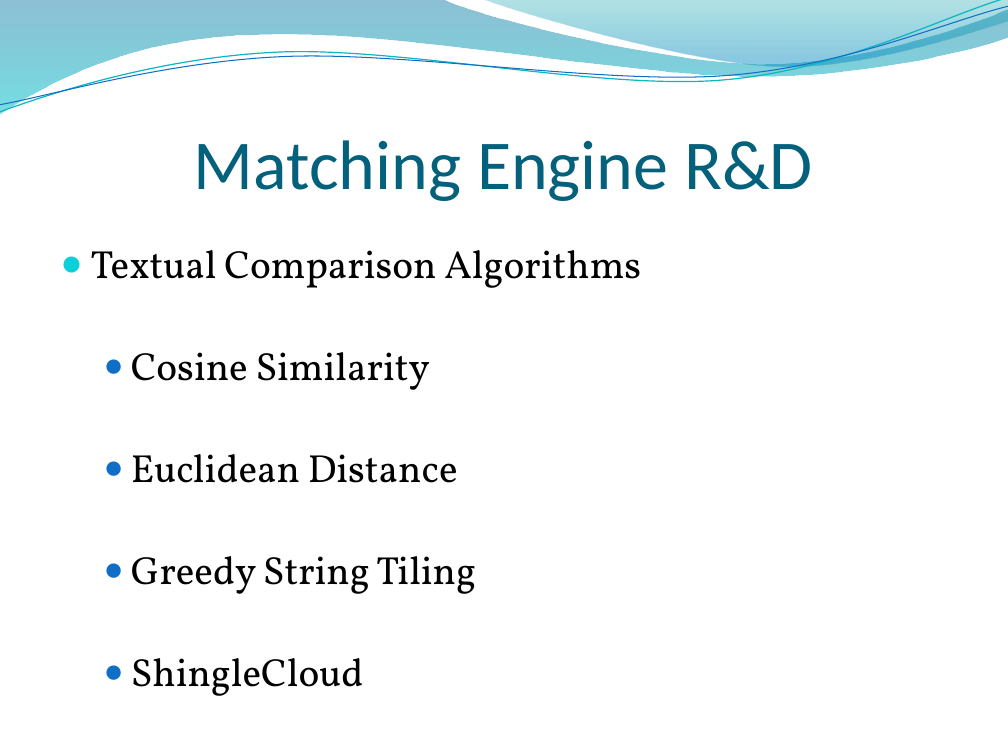
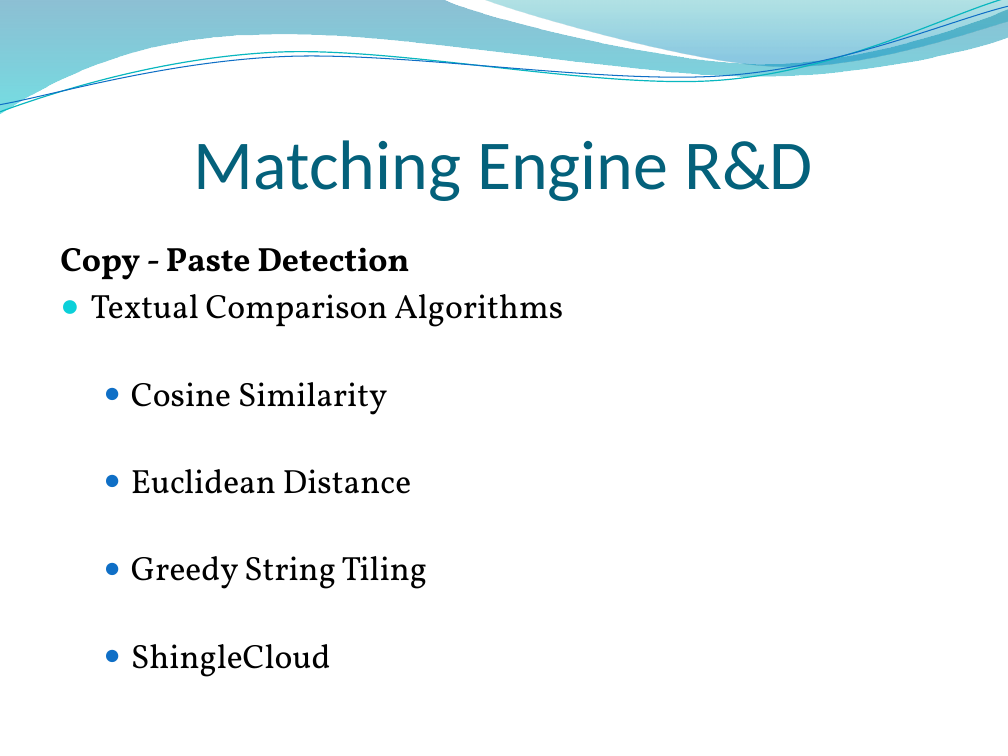
Before and after one commit to rohan501206/project-plagiabust, a slide deck: slide 29 of project docs/Final Presentation.pptx. Drawn at 1008x756 pixels with LibreOffice and Linux fonts; fonts in the diff are those of the drawing; background and template pictures are left out. Boxes give left, top, right and bottom in pixels: in the first picture for what was removed or moved away, otherwise in the second. Text is boxed around its words. In the diff, an @@ line names an element or a change of style, - is before the commit and + after.

```diff
--- a/project docs/Final Presentation.pptx
+++ b/project docs/Final Presentation.pptx
@@ text at <box>60,247,409,280</box>: paragraph added @@
+Copy - Paste Detection
@@ text at <box>91,294,563,677</box>: size 28 to 24 pt in "Textual Comparison Algorithms", "Cosine Similarity", "Euclidean Distance", "Greedy String Tiling" and 1 more places @@
```
